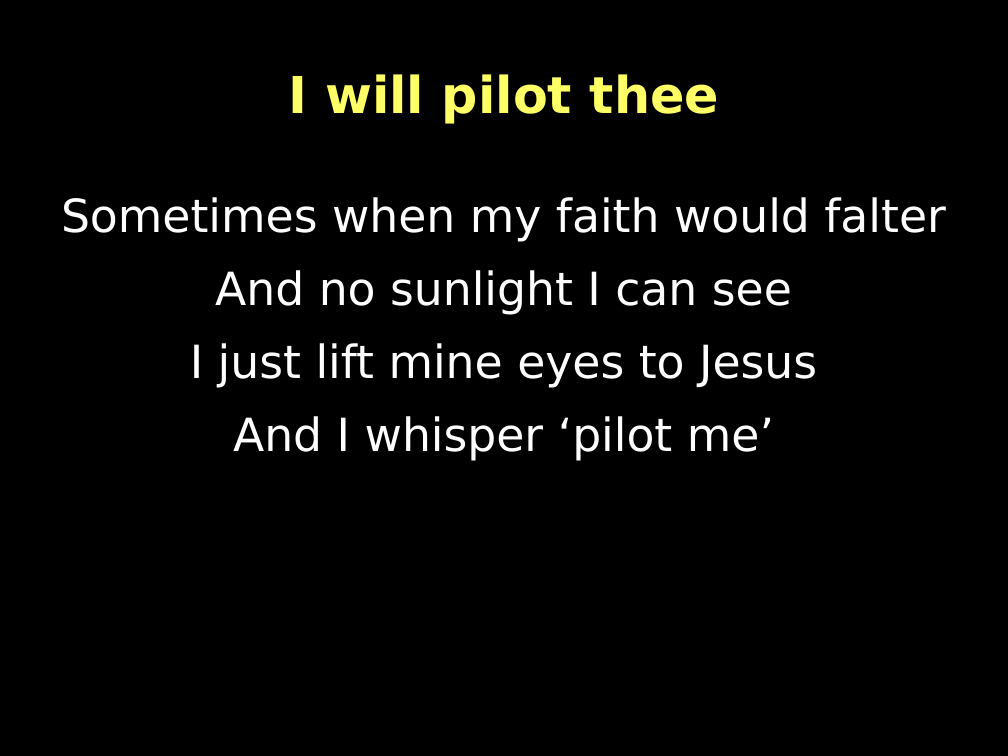
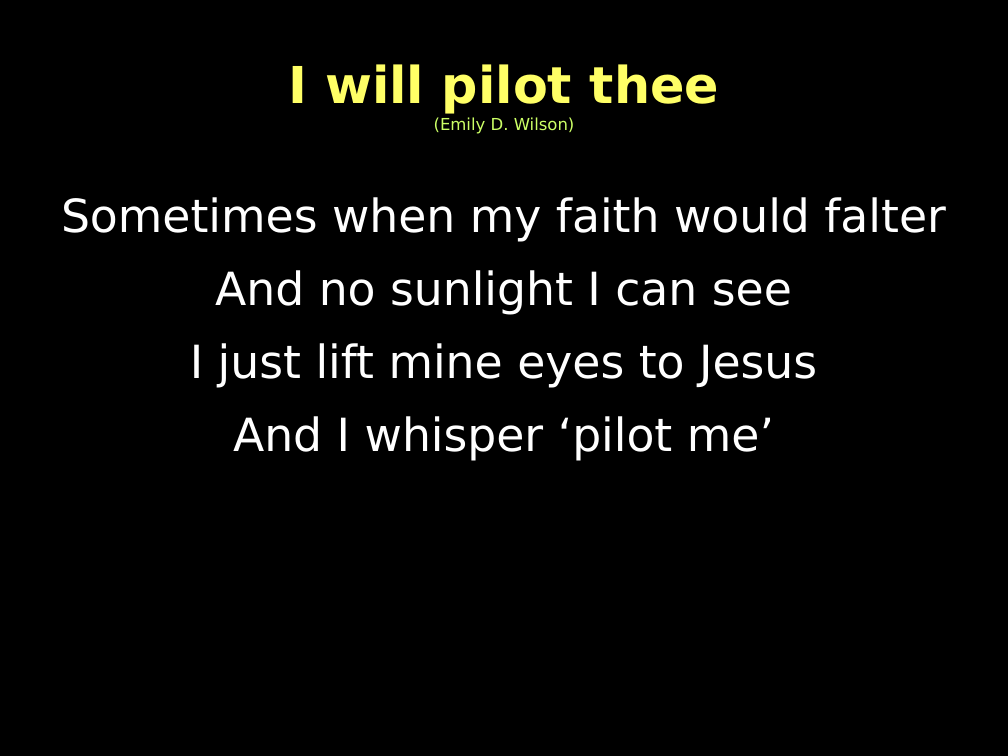
Before and after one commit to irwincoelho/Choir, a slide deck: slide 1 of Individual/PPTX/IWillPilotThee.odp. Drawn at 1008x756 pixels with LibreOffice and Linux fonts; fonts in the diff are those of the drawing. Boxes give left, top, right and bottom in pixels: in the first picture for what was removed or moved away, otherwise in the second. Text is boxed around its words. In the diff, an @@ line names an element or a change of style, - is before the commit and + after.

```diff
--- a/Individual/PPTX/IWillPilotThee.odp
+++ b/Individual/PPTX/IWillPilotThee.odp
@@ title at <box>289,64,719,134</box>: text changed; size 40 to 13 pt; text colour #FFFF66 to #CCFF66; bold off @@
-I will pilot thee
+I will pilot thee
+(Emily D. Wilson)
```
Also in this commit, not shown: 1 other slide changed, 11 other files.
